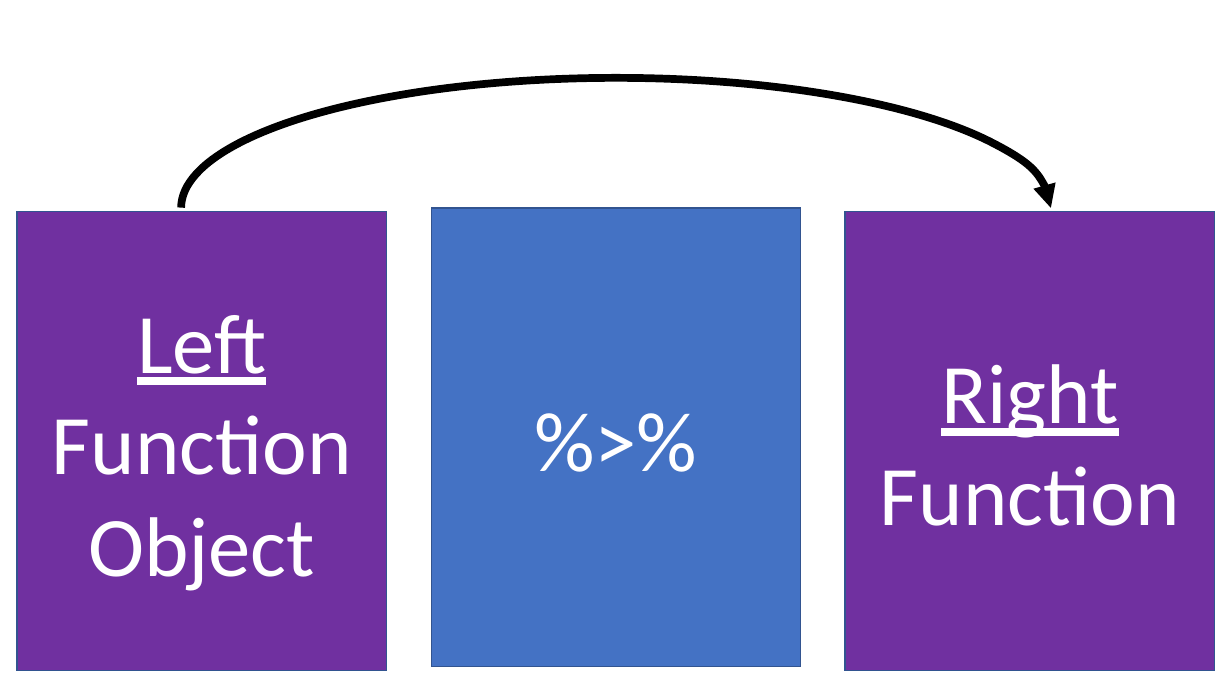
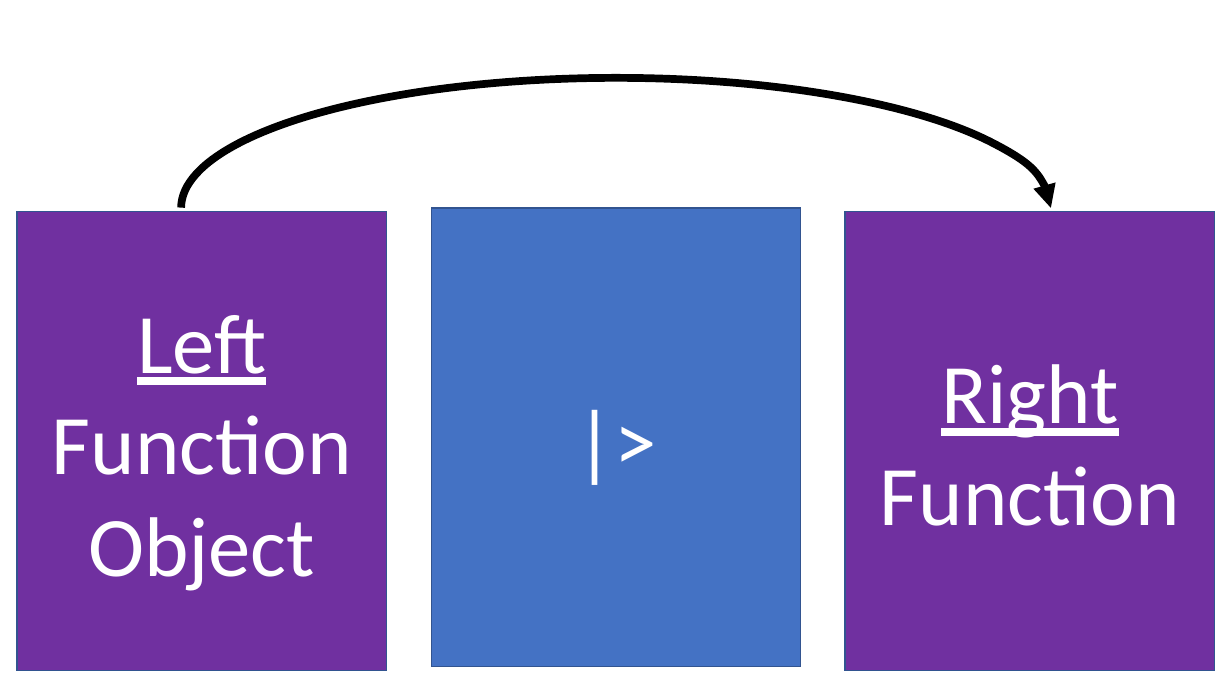
Before and after one commit to brad-cannell/r4epi, a slide deck: slide 4 of chapters/using_pipes/using_pipes.pptx. Drawn at 1232x693 pixels with LibreOffice and Linux fonts; fonts in the diff are those of the drawing. Boxes give left, top, right and bottom in pixels: in the first picture for what was removed or moved away, otherwise in the second. Text is boxed around its words. In the diff, an @@ line names an element or a change of style, - is before the commit and + after.

```diff
--- a/chapters/using_pipes/using_pipes.pptx
+++ b/chapters/using_pipes/using_pipes.pptx
@@ text in rectangle at [432,208,801,667]: text changed @@
-%>%
+|>
```
Also in this commit, not shown: 3 other slides changed, 24 other files.
